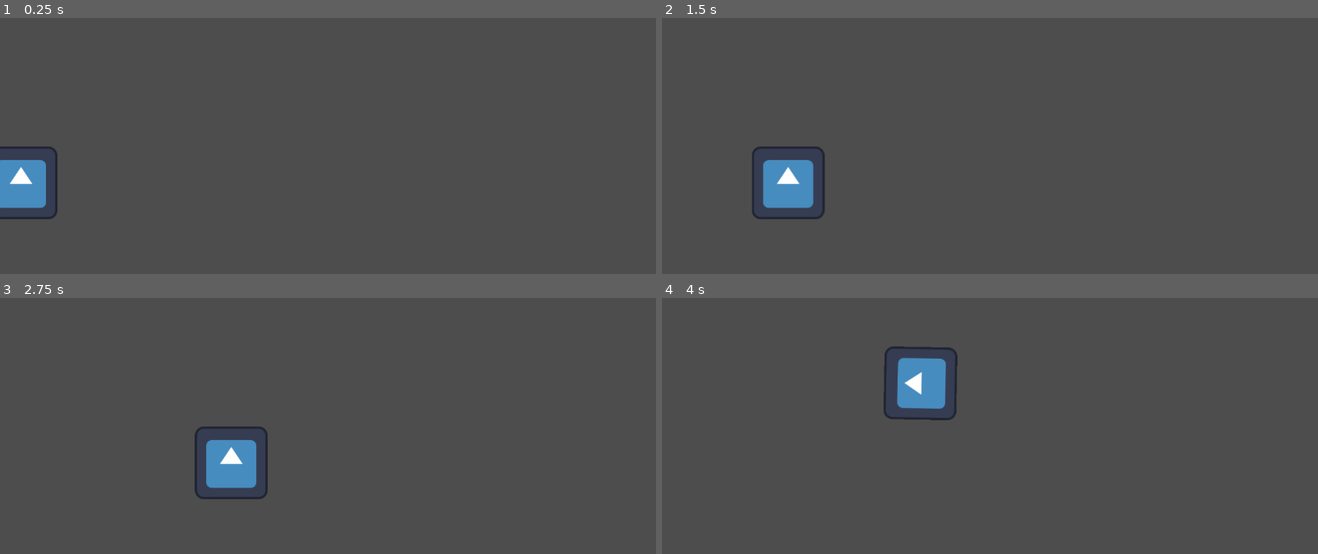
Above: before the commit, frames 1-4 (two rows, left to right).
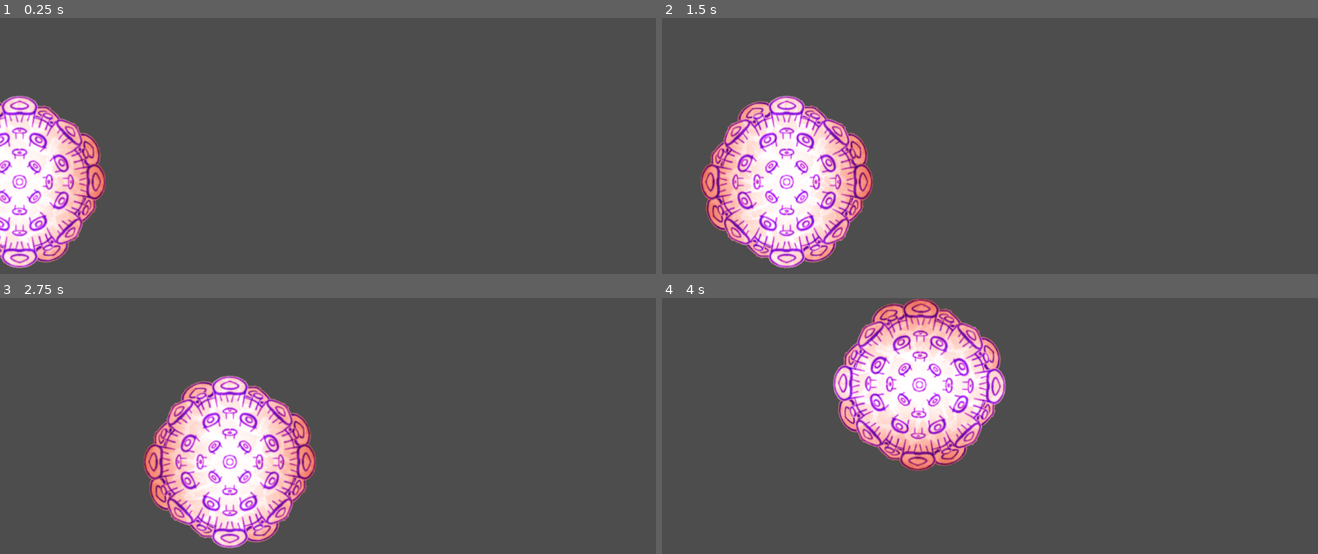
Above: after the commit, the same moments.

Repository: Kryzi/TowerDefense
Game: Godot game, scene res://Scenes/world.tscn
The game is run twice, just before and just after one commit, with the same random seed, the same clock (stepped at 60 frames per second) and the same inputs. The engine's default icon, where the game draws it, is replaced by a stand-in: a white triangle on a blue panel in a dark square.
Inputs:
- Up to frame 1 (0.25 s): no input
- Up to frame 2 (1.5 s): tap Enter (ui_accept) at 0.5, 0.77 s; hold Right (ui_right) from 0.53 s (still down)
- Up to frame 3 (2.75 s): tap Enter (ui_accept) at 1.52 s; release Right (ui_right) at 2.03 s; hold Left (ui_left) from 2.03 s (still down)
- Up to frame 4 (4 s): release Left (ui_left) at 2.78 s; hold Right (ui_right) from 2.78 s (still down); tap Enter (ui_accept) at 3.02, 3.77 s

The runs differ from the first frame. In frame 1, 8.2% of the frame differs, in the area x 0-17%, y 30-98%; in frame 2, 13%; in frame 3, 13%, in the area x 21-49%, y 30-98%; in frame 4, 13%.

Commit message:
VirusbigPack

Diff:
--- a/Scenes/virus_1.tscn
+++ b/Scenes/virus_1.tscn
@@ -1,10 +1,10 @@
 [gd_scene load_steps=3 format=3 uid="uid://clb85plprtw5g"]
 
 [ext_resource type="Script" path="res://Scripts/Virus1.gd" id="1_5ncgj"]
-[ext_resource type="Texture2D" uid="uid://lmbv26734mck" path="res://icon.svg" id="1_dls6g"]
+[ext_resource type="Texture2D" uid="uid://ccmjy6l8fknvn" path="res://assets/VirusBigPack/png1.png" id="2_khus3"]
 
 [node name="Virus1" type="PathFollow2D"]
 script = ExtResource("1_5ncgj")
 
 [node name="Sprite2D" type="Sprite2D" parent="."]
-texture = ExtResource("1_dls6g")
+texture = ExtResource("2_khus3")
Binary file added: assets/VirusBigPack/png1.png
Not shown, added: assets/VirusBigPack/png1.png.import
Binary file added: assets/VirusBigPack/png10.png
Not shown, added: assets/VirusBigPack/png10.png.import
Binary file added: assets/VirusBigPack/png100.png
Not shown, added: assets/VirusBigPack/png100.png.import
Binary file added: assets/VirusBigPack/png101.png
Not shown, added: assets/VirusBigPack/png101.png.import
Binary file added: assets/VirusBigPack/png102.png
Not shown, added: assets/VirusBigPack/png102.png.import
Binary file added: assets/VirusBigPack/png103.png
Not shown, added: assets/VirusBigPack/png103.png.import
(and 211 more such lines)
